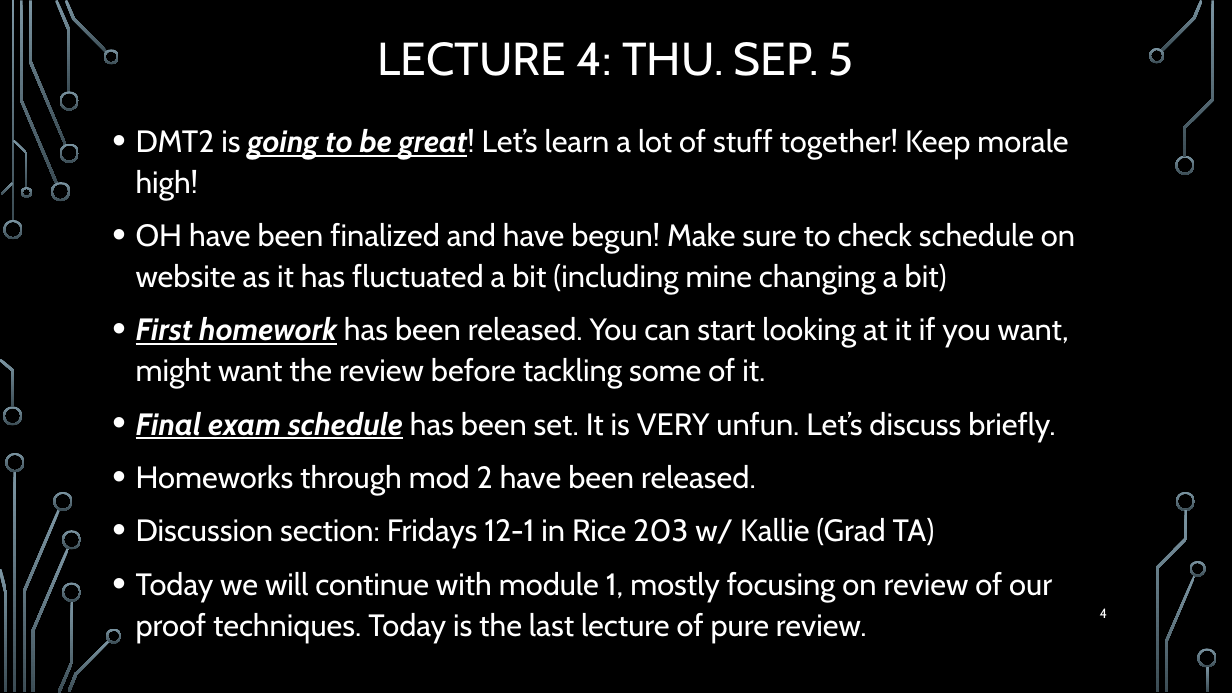
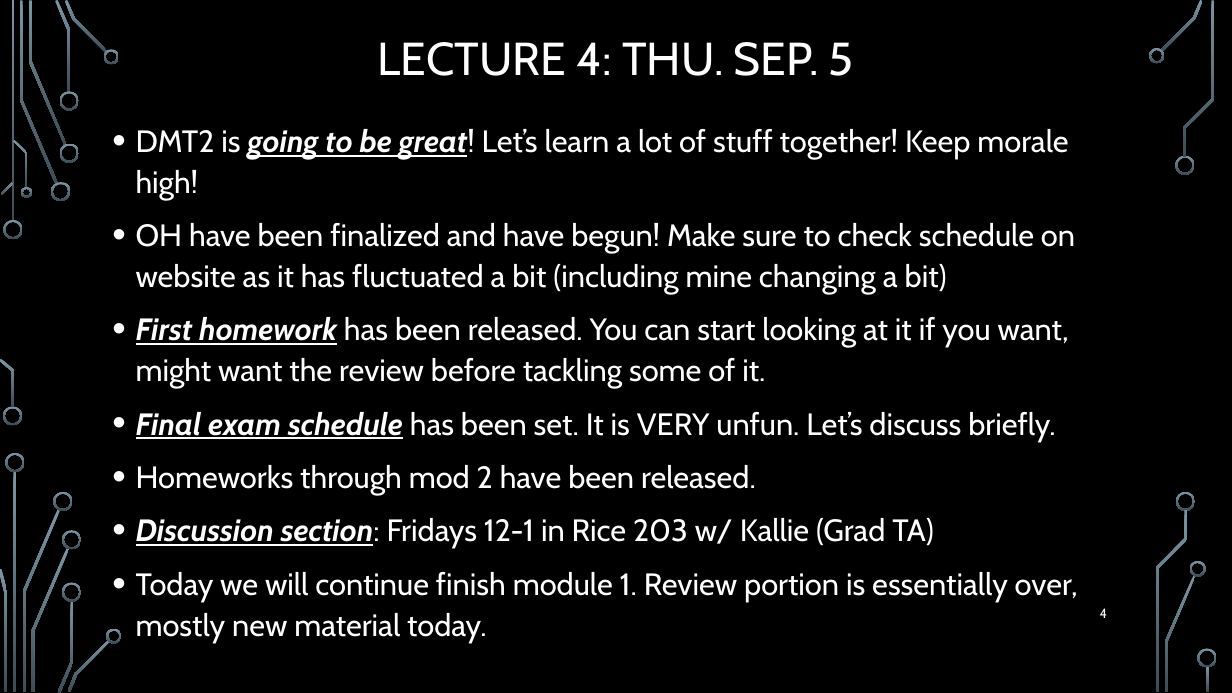
Before and after one commit to markfloryan/dmt2, a slide deck: slide 4 of slides/00-DailyAnnouncements.pptx. Drawn at 1232x693 pixels with LibreOffice and Linux fonts; fonts in the diff are those of the drawing; background and template pictures are left out. Boxes give left, top, right and bottom in pixels: in the first picture for what was removed or moved away, otherwise in the second. Text is boxed around its words. In the diff, an @@ line names an element or a change of style, - is before the commit and + after.

```diff
--- a/slides/00-DailyAnnouncements.pptx
+++ b/slides/00-DailyAnnouncements.pptx
@@ text at box(136, 518, 934, 548): bold on, italic on, underline on in "Discussion section:" @@
@@ text at box(136, 572, 1078, 642): text changed @@
-• Today we will continue with module 1, mostly focusing on review of our proof techniques. Today is the last lecture of pure review.
+• Today we will continue finish module 1. Review portion is essentially over, mostly new material today.
```
Also in this commit, not shown: 2 other files.
